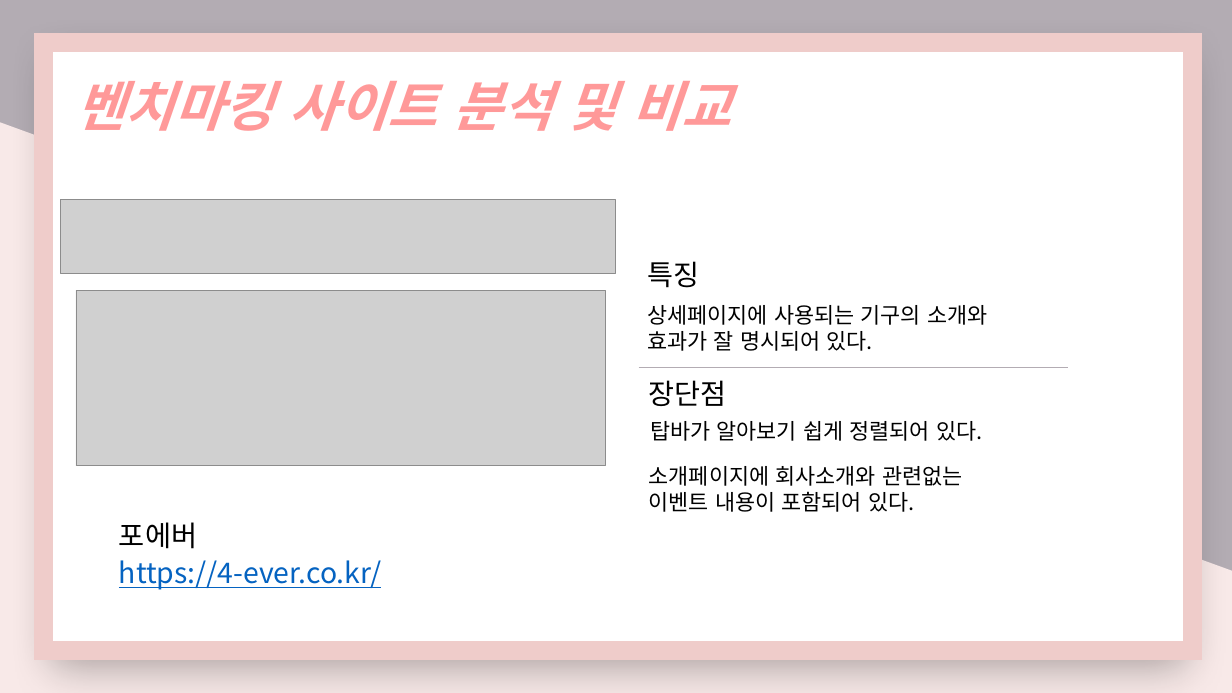
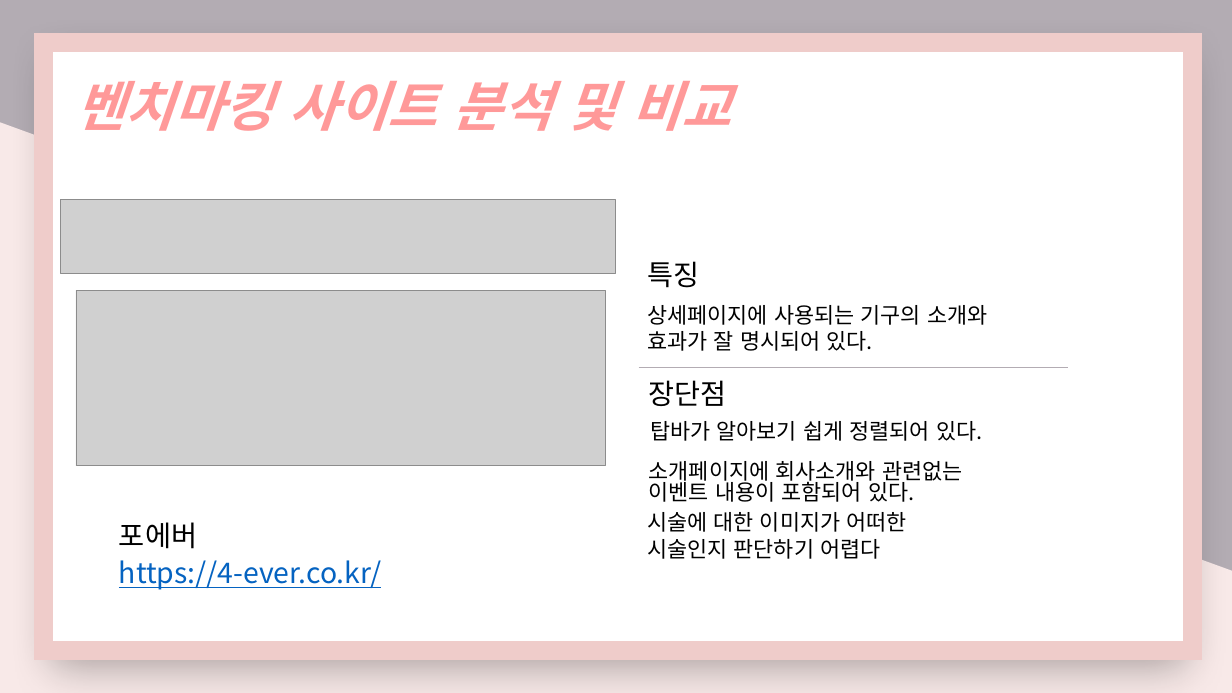
Before and after one commit to nimi2838/thecare, a slide deck: slide 8 of 졸작 기획서.pptx. Drawn at 1232x693 pixels with LibreOffice and Linux fonts; fonts in the diff are those of the drawing; grey boxes stand for pictures. Boxes give left, top, right and bottom in pixels: in the first picture for what was removed or moved away, otherwise in the second. Text is boxed around its words. In the diff, an @@ line names an element or a change of style, - is before the commit and + after.

```diff
--- a/졸작 기획서.pptx
+++ b/졸작 기획서.pptx
@@ text "소개페이지에 회사소개와 관련없는 이벤트 내용이 ..." at box(649, 461, 962, 502): line spacing 1 to 0.8 @@
@@ text added at box(647, 512, 907, 559), 17 pt, text #000000 @@
+시술에 대한 이미지가 어떠한 시술인지 판단하기 어렵다
```
Also in this commit, not shown: 7 other slides changed, 2 slides added, 5 other files.
